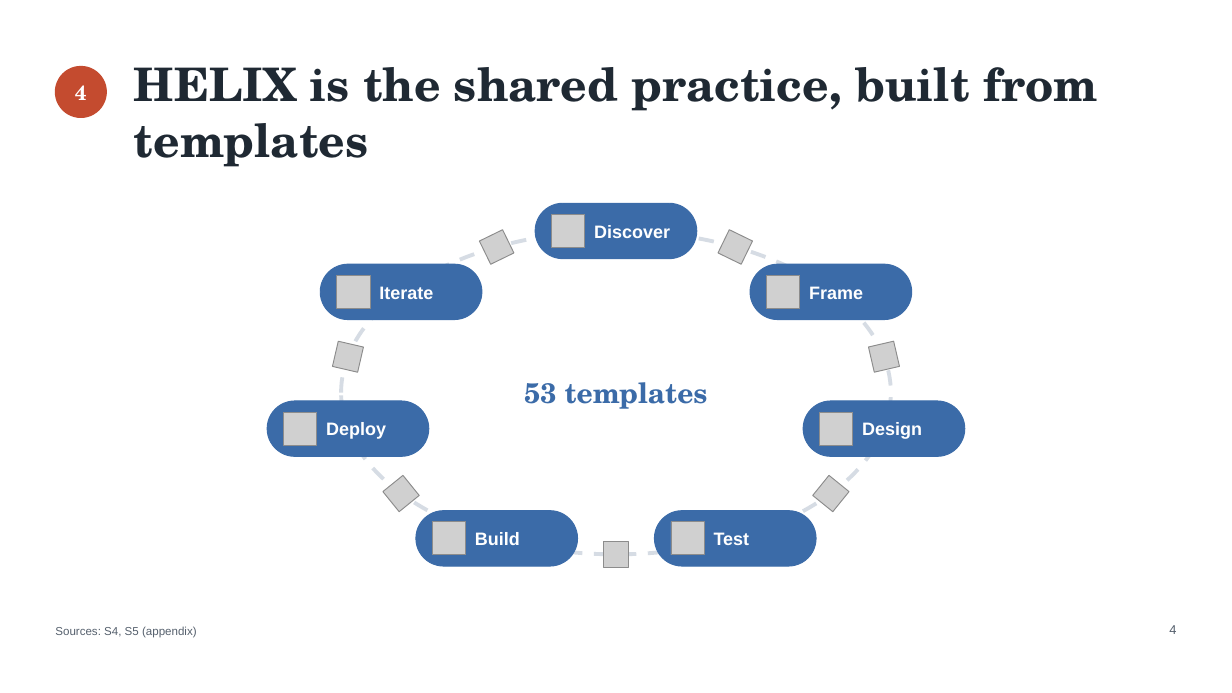
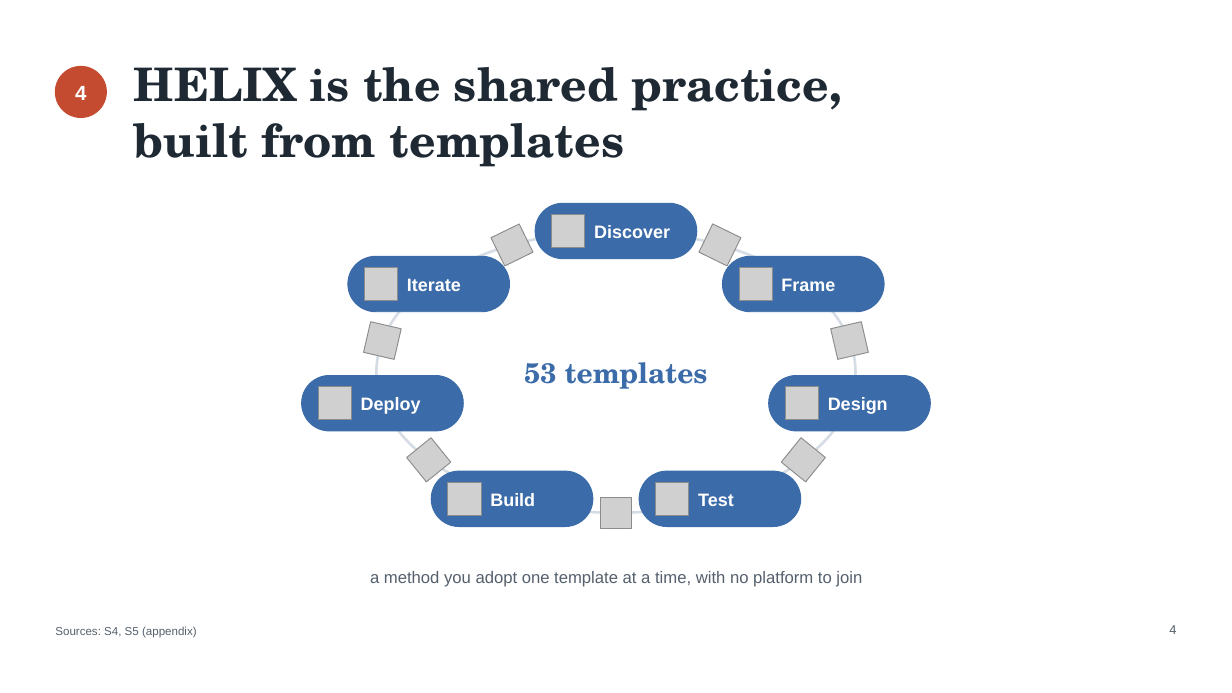
Before and after one commit to DocumentDrivenDX/helix, a slide deck: slide 4 of docs/helix/06-iterate/deliverables/assets/DEL-001-helix-evaluation-deck.pptx. Drawn at 1232x693 pixels with LibreOffice and Linux fonts; fonts in the diff are those of the drawing; grey boxes stand for pictures. Boxes give left, top, right and bottom in pixels: in the first picture for what was removed or moved away, otherwise in the second. Text is boxed around its words. In the diff, an @@ line names an element or a change of style, - is before the commit and + after.

```diff
--- a/docs/helix/06-iterate/deliverables/assets/DEL-001-helix-evaluation-deck.pptx
+++ b/docs/helix/06-iterate/deliverables/assets/DEL-001-helix-evaluation-deck.pptx
@@ text "4" at (75, 86, 86, 100): font TeX Gyre Schola to Arial @@
@@ text at (134, 67, 843, 167): text changed @@
-HELIX is the shared practice, built from templates
+HELIX is the shared practice,
+built from templates
@@ ellipse: place and size @@
-ellipse at (341, 231, 891, 555)
+ellipse at (376, 231, 855, 513)
@@ ellipse at (376, 231, 855, 513): outline #D6DCE4 3 pt dashed to #D6DCE4 2 pt @@
@@ picture: place and size @@
-picture at (480, 229, 515, 264)
+picture at (491, 224, 533, 266)
@@ picture: place and size @@
-picture at (718, 229, 753, 264)
+picture at (699, 224, 741, 266)
@@ 1 picture, 1 text, 1 rounded rectangle: place and size @@
-1 picture, 1 text, 1 rounded rectangle at (321, 264, 482, 320)
+1 picture, 1 text, 1 rounded rectangle at (348, 256, 509, 311)
@@ rounded rectangle: place and size @@
-rounded rectangle at (750, 264, 912, 320)
+rounded rectangle at (723, 256, 884, 311)
@@ picture: place and size @@
-picture at (767, 275, 800, 309)
+picture at (739, 267, 773, 300)
@@ text "Frame": place and size @@
-text "Frame" at (809, 286, 863, 299)
+text "Frame" at (781, 278, 835, 291)
@@ picture added at (364, 322, 401, 360) @@
@@ text "53 templates": place and size @@
-text "53 templates" at (524, 382, 708, 409)
+text "53 templates" at (524, 362, 708, 389)
@@ picture added at (831, 322, 868, 360) @@
@@ picture removed at (333, 341, 364, 372) @@
@@ picture removed at (869, 341, 900, 372) @@
@@ 1 picture, 1 text, 1 rounded rectangle: place and size @@
-1 picture, 1 text, 1 rounded rectangle at (267, 401, 429, 457)
+1 picture, 1 text, 1 rounded rectangle at (301, 375, 463, 431)
@@ 1 picture, 1 text, 1 rounded rectangle: place and size @@
-1 picture, 1 text, 1 rounded rectangle at (803, 401, 965, 457)
+1 picture, 1 text, 1 rounded rectangle at (769, 375, 931, 431)
@@ picture added at (407, 438, 451, 482) @@
@@ picture added at (781, 438, 825, 482) @@
@@ picture removed at (383, 475, 419, 512) @@
@@ 1 picture, 1 text, 1 rounded rectangle: place and size @@
-1 picture, 1 text, 1 rounded rectangle at (416, 511, 578, 567)
+1 picture, 1 text, 1 rounded rectangle at (432, 471, 593, 527)
@@ 1 picture, 1 text, 1 rounded rectangle: place and size @@
-1 picture, 1 text, 1 rounded rectangle at (654, 511, 816, 567)
+1 picture, 1 text, 1 rounded rectangle at (640, 471, 801, 527)
@@ picture removed at (813, 475, 849, 512) @@
@@ picture added at (601, 497, 632, 529) @@
@@ picture removed at (604, 542, 629, 567) @@
@@ text added at (370, 571, 862, 587), 13 pt, text #55606D @@
+a method you adopt one template at a time, with no platform to join
```
Also in this commit, not shown: 13 other slides changed, 5 other files.
